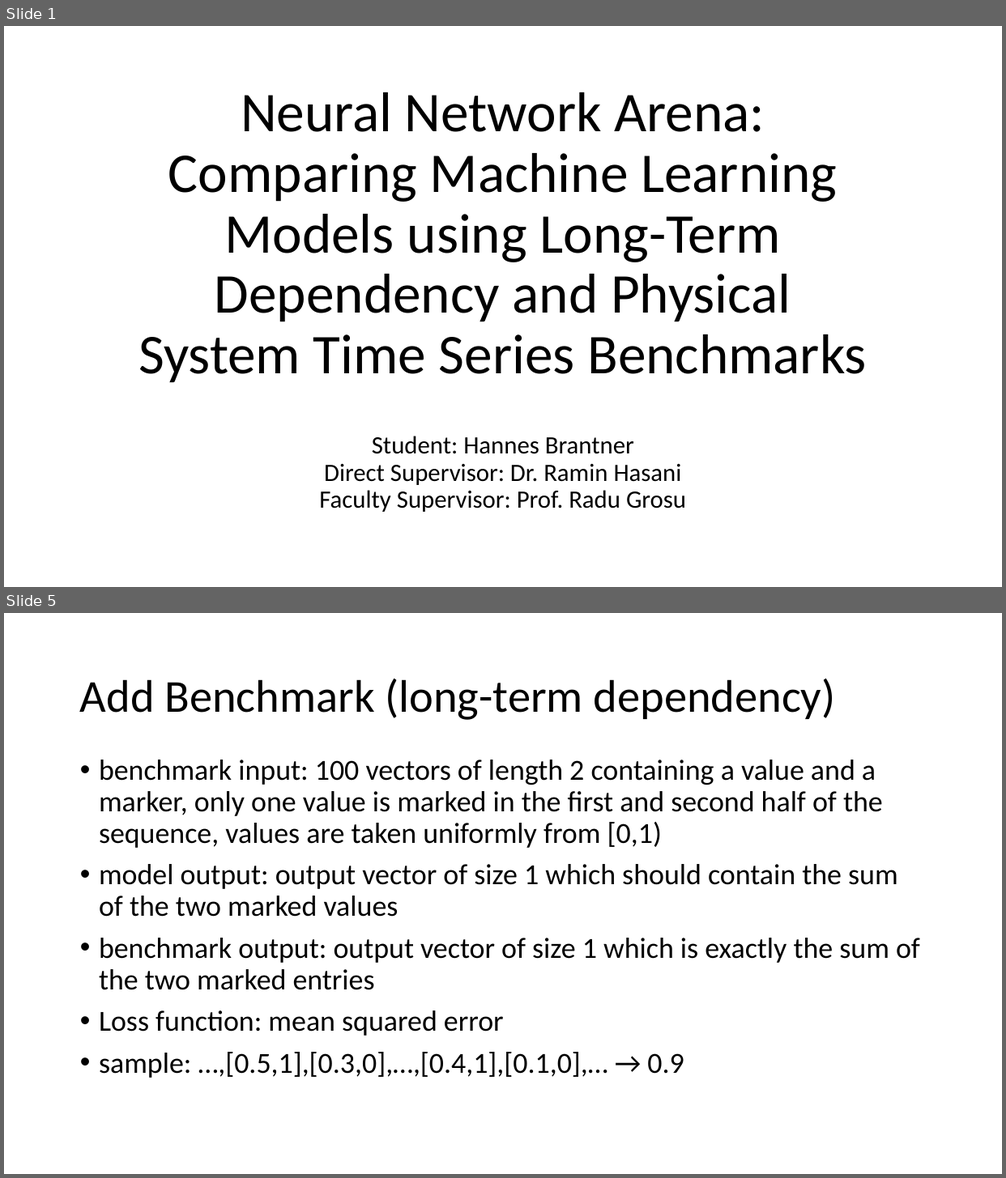
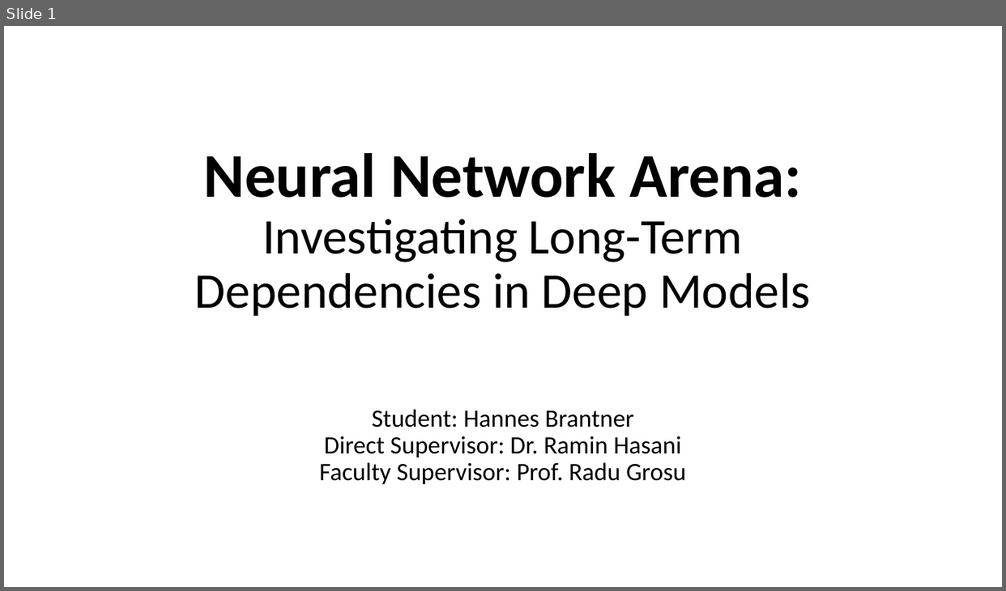
Before and after one commit to Oidlichtnwoada/NeuralNetworkArena, a slide deck: thesis/presentations/thesis_presentation.pptx. Shown one above the other, each under a label of ours: slides 1 and 5 before the commit, slide 1 after it; the slides between them are not shown. The pictures are 1006x1178 and 1006x591 pixels, drawn with LibreOffice and Linux fonts; fonts in the diff are those of the drawing. Boxes give left, top, right and bottom in pixels: in the first picture for what was removed or moved away, otherwise in the second. Text is boxed around its words. In the diff, an @@ line names an element or a change of style, - is before the commit and + after.

```diff
--- a/thesis/presentations/thesis_presentation.pptx
+++ b/thesis/presentations/thesis_presentation.pptx
@@ slide 5 removed at [4,613,1002,1174], background #FFFFFF @@
@@ title removed at [80,679,836,720] @@
-Add Benchmark (long-term dependency)
@@ text removed at [99,760,920,1078] @@
-• benchmark input: 100 vectors of length 2 containing a value and a marker, only one value is marked in the first and second half of the sequence, values are taken uniformly from [0,1)
-• model output: output vector of size 1 which should contain the sum of the two marked values
-• benchmark output: output vector of size 1 which is exactly the sum of the two marked entries
-• Loss function: mean squared error
-• sample: …,[0.5,1],[0.3,0],…,[0.4,1],[0.1,0],… → 0.9
@@ slide 1 changed as well @@
@@ title at [195,153,810,316]: text changed; size 54 to 48 pt @@
-Neural Network Arena: Comparing Machine Learning Models using Long-Term Dependency and Physical System Time Series Benchmarks
+Neural Network Arena: Investigating Long-Term Dependencies in Deep Models
@@ subtitle "Student: Hannes Brantner Direct Supervisor: ...": place and size @@
-subtitle "Student: Hannes Brantner Direct Supervisor: ..." at [319,436,686,512]
+subtitle "Student: Hannes Brantner Direct Supervisor: ..." at [319,409,686,484]
```
Also in this commit, not shown: 3 other slides changed, 16 slides added, 34 other slides removed, 2 other files.
